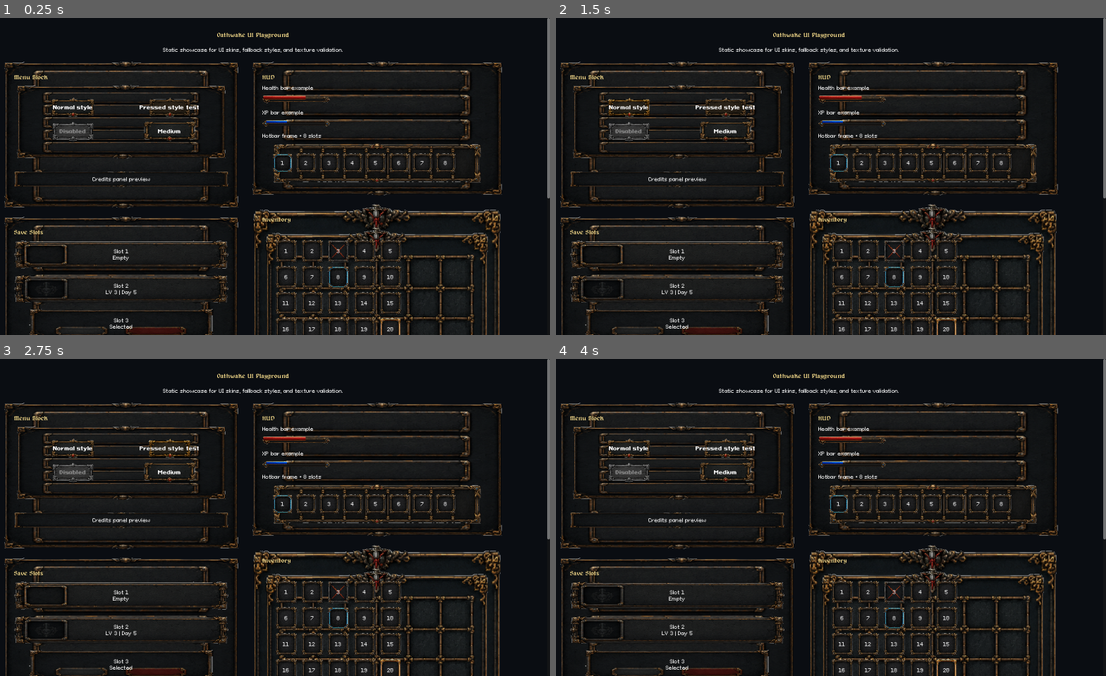
Above: before the commit, frames 1-4 (two rows, left to right).
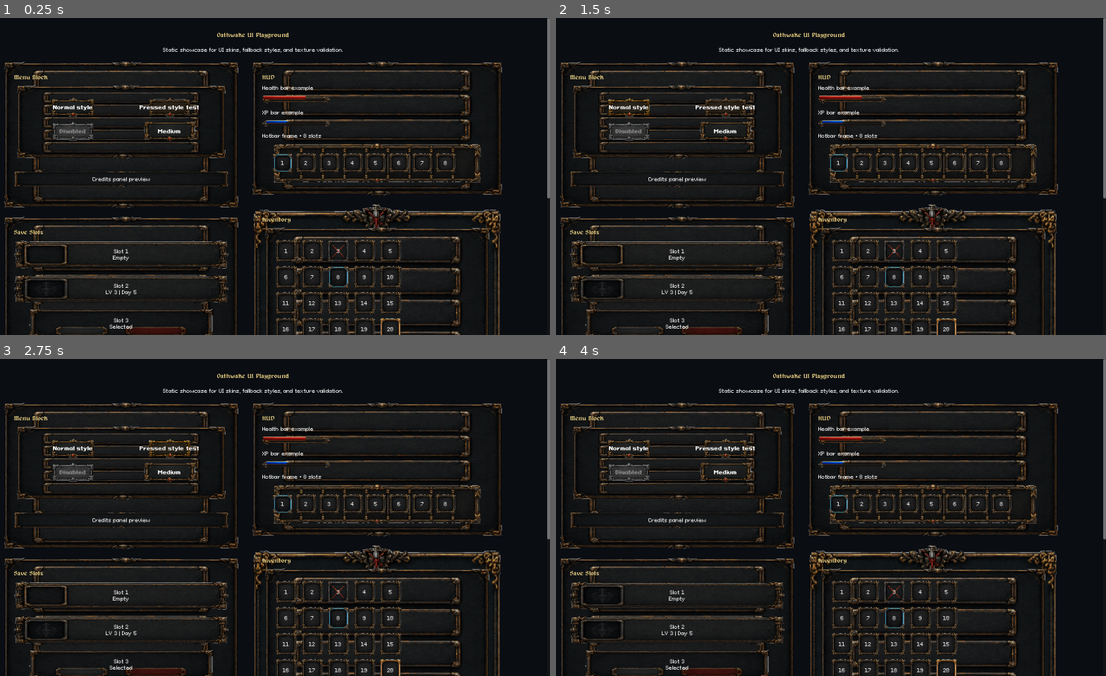
Above: after the commit, the same moments.

Repository: ramonsamagaio/Oathwake-Main
Game: Godot game, scene res://scenes/ui/UIPlayground.tscn
The game is run twice, just before and just after one commit, with the same random seed, the same clock (stepped at 60 frames per second) and the same inputs. This scene is started directly instead of the project's main scene.
Inputs:
- Up to frame 1 (0.25 s): no input
- Up to frame 2 (1.5 s): click "Normal style" at 0.5 s; click "Normal style" at 1.25 s
- Up to frame 3 (2.75 s): click "Pressed style test" at 2 s
- Up to frame 4 (4 s): click "Medium" at 2.75 s; click "Slot 1 Empty" at 3.5 s

The runs differ from the first frame. In frame 1, 2.8% of the frame differs, in the area x 48-89%, y 66-100%; in frame 2, 2.8%; in frame 3, 2.8%; in frame 4, 2.8%.

Commit message:
Fix UI skin defaults and hotbar slots

Diff:
--- a/scripts/ui/OathwakeUISkin.gd
+++ b/scripts/ui/OathwakeUISkin.gd
@@ -10,8 +10,7 @@
 static func apply_panel(control: Control, skin_key := "panel") -> void:
 	if control == null:
 		return
-	var stylebox := _make_stylebox(str(skin_key))
-	control.add_theme_stylebox_override("panel", stylebox)
+	control.add_theme_stylebox_override("panel", _make_stylebox(str(skin_key)))
 
 
 static func apply_button(button: Button, size_key := "large") -> void:
@@ -47,6 +46,10 @@
 	button.add_theme_stylebox_override("disabled", disabled if disabled != null else normal)
 
 
+static func apply_hotbar_slot_button(button: Button, variant := "empty") -> void:
+	apply_slot_button(button, "hotbar_%s" % str(variant))
+
+
 static func apply_tooltip(control: Control) -> void:
 	apply_panel(control, "tooltip")
 
@@ -56,7 +59,9 @@
 
 
 static func apply_inventory_panel(control: Control) -> void:
-	apply_panel(control, "inventory_window")
+	# The inventory_window asset already contains a decorative grid.
+	# Dynamic inventory UI should use a clean frame and draw slots separately.
+	apply_panel(control, "panel")
 
 
 static func apply_hotbar_panel(control: Control) -> void:
@@ -146,7 +151,7 @@
 	var stylebox := StyleBoxFlat.new()
 	var lowered := key.to_lower()
 	var is_button := lowered.begins_with("button_")
-	var is_slot := lowered.begins_with("item_slot_") or lowered.begins_with("save_slot_")
+	var is_slot := lowered.begins_with("item_slot_") or lowered.begins_with("save_slot_") or lowered.begins_with("hotbar_slot_")
 	var is_tooltip := lowered == "tooltip"
 	var is_dialog := lowered == "dialog" or lowered == "confirmation_box"
 	var is_hotbar := lowered == "hotbar_frame"
@@ -295,6 +300,18 @@
 			"disabled": save_disabled,
 		}
 
+	if lowered.begins_with("hotbar_"):
+		var hotbar_state := lowered.substr(7, lowered.length() - 7)
+		var hotbar_normal := "hotbar_slot_selected" if hotbar_state == "selected" else "hotbar_slot_empty"
+		var hotbar_hover := "hotbar_slot_selected"
+		var hotbar_pressed := "hotbar_slot_selected"
+		return {
+			"normal": hotbar_normal,
+			"hover": hotbar_hover,
+			"pressed": hotbar_pressed,
+			"disabled": hotbar_normal,
+		}
+
 	match lowered:
 		"hover":
 			return {
